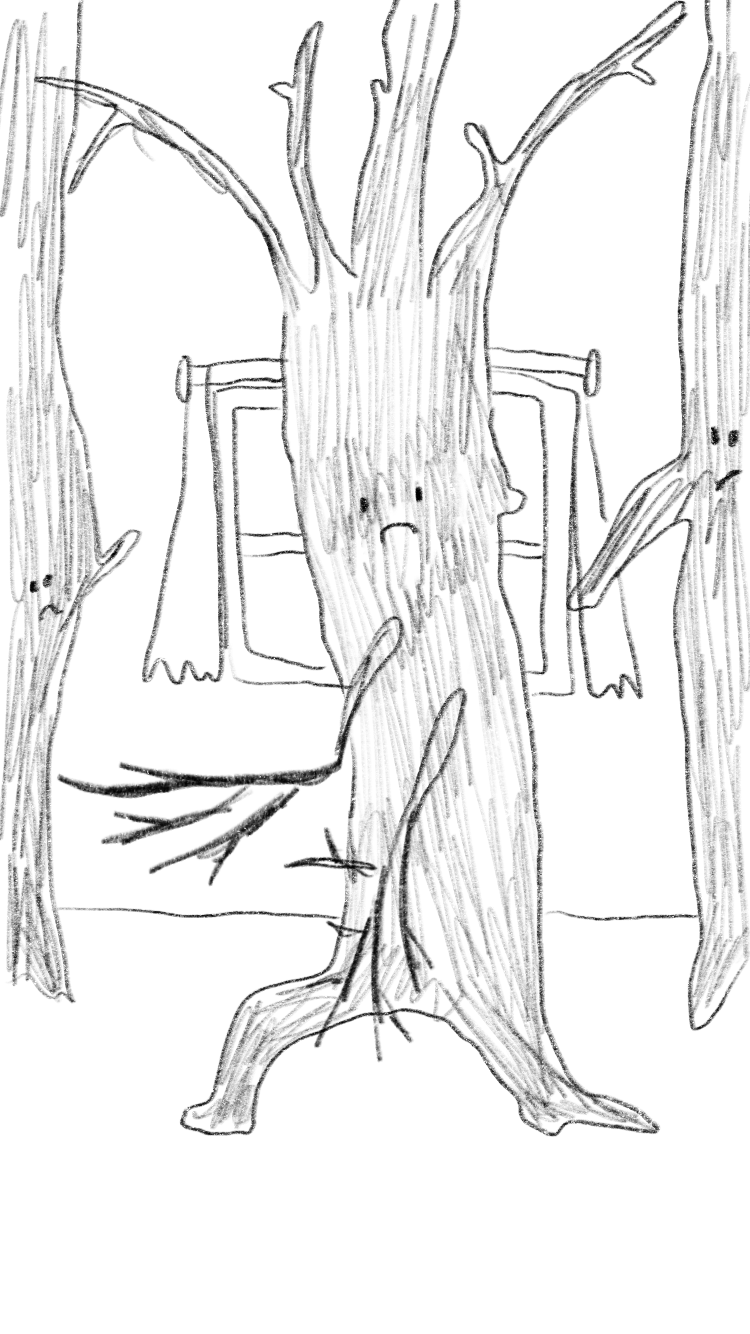
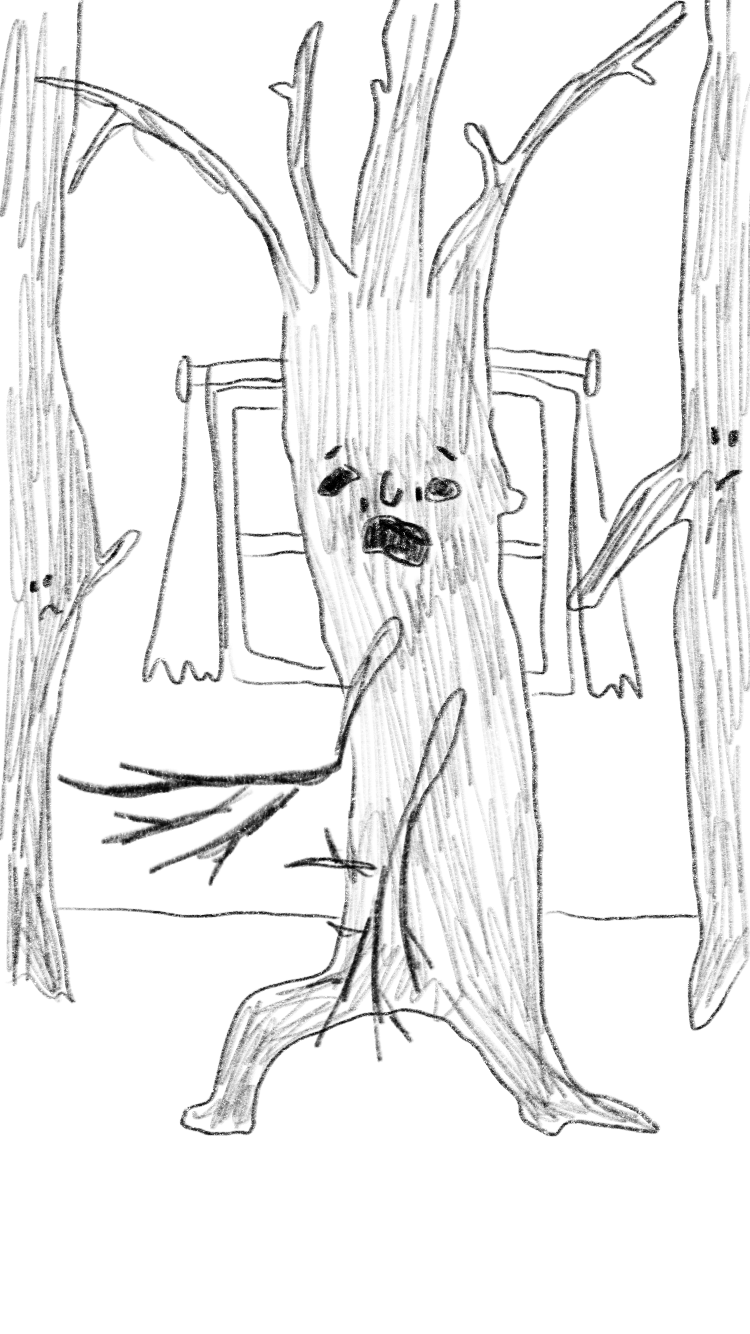
Before/after of a w=750, h=1334 layered artwork. What changed in the layer stack:
renamed "Ebene 13" to "sister", painted on it over left=317, top=444, right=463, bottom=569
removed layer "Ebene 5" over left=317, top=444, right=463, bottom=569
renamed "Aus Auswahl" to "face-2", showed it over left=317, top=463, right=463, bottom=569
renamed "Ebene 16" to "face-3", showed it over left=318, top=444, right=459, bottom=568
hid "Hintergrund" over left=317, top=444, right=463, bottom=569
